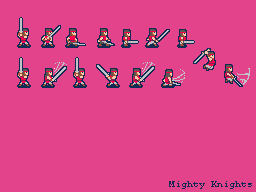
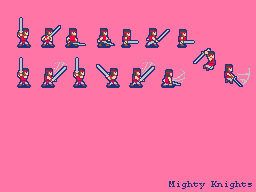
Layers edited between the first and the second 256 x 192 image:
painted on "Mighty Knights" over [169, 181, 252, 189]
painted on "arthur-slashing_1-001.png" over [41, 62, 67, 88]
painted on "arthur-slashing_1-000.png-kopi" over [73, 57, 87, 88]
painted on "arthur-slashing_1-000.png" over [17, 57, 31, 88]
painted on "arthur-jumping-000.png" over [193, 48, 216, 71]
painted on "arthur-x_slashing_2-003.png" over [161, 69, 185, 88]
painted on "arthur-x_slashing_2-002.png" over [129, 62, 155, 88]
painted on "arthur-x_slashing_2-001.png" over [96, 64, 120, 88]
painted on "arthur-jump_slashing_1-000.png" over [224, 64, 250, 87]
painted on "arthur-walking-003.png" over [97, 28, 115, 48]
painted on "arthur-walking-002.png" over [121, 29, 139, 48]
painted on "arthur-walking-001.png" over [145, 28, 170, 48]
painted on "arthur-walking-000.png" over [177, 29, 195, 48]
painted on "arthur-x_idle-005.png" over [65, 28, 86, 48]
painted on "arthur-x_idle-004.png" over [41, 25, 61, 48]
painted on "arthur-x_idle-003.png" over [17, 17, 31, 48]
painted on "Baggrund" over [0, 0, 256, 192]
